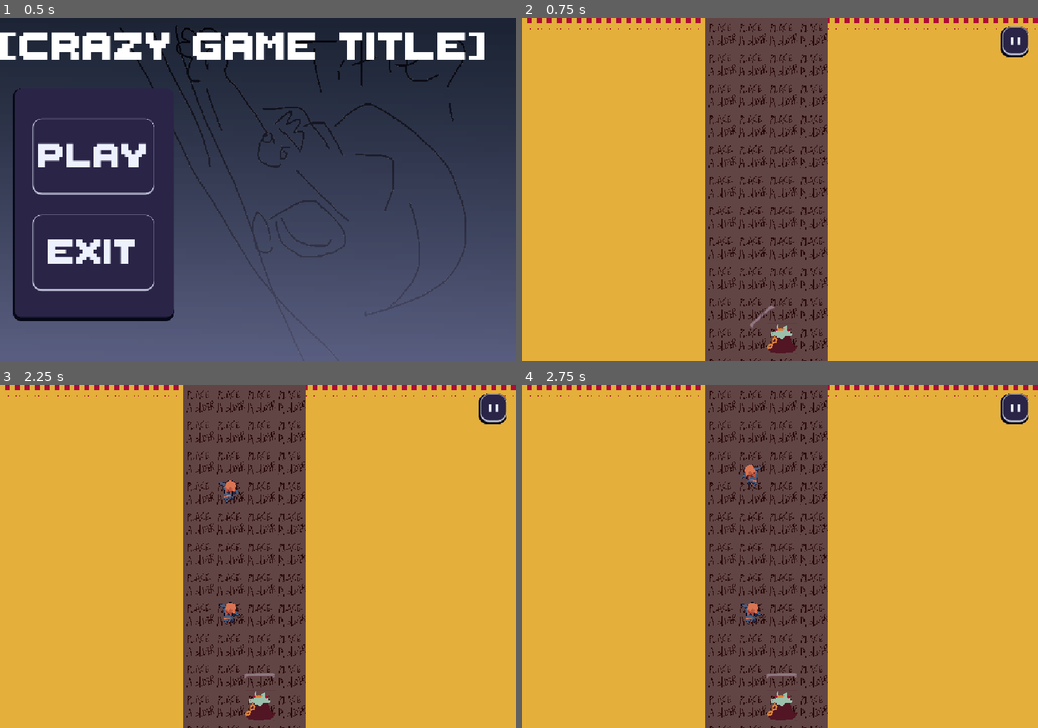
Above: before the commit, frames 1-4 (two rows, left to right).
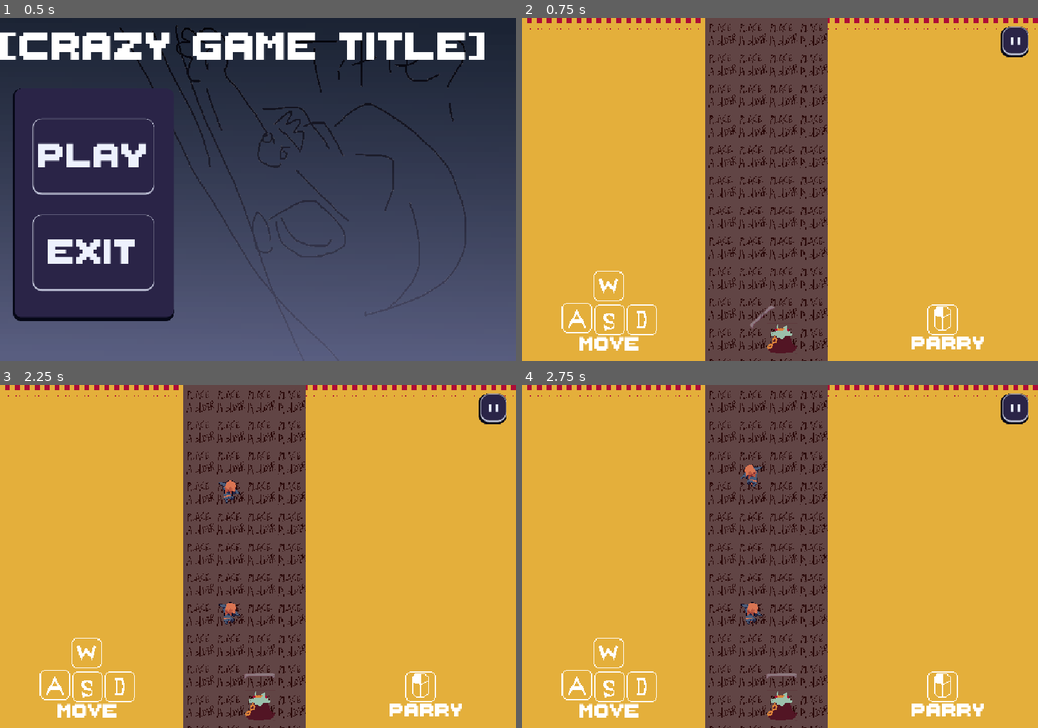
Above: after the commit, the same moments.

Repository: Khile07/real-hackathon-project
Game: Godot game, scene res://egg/main_menu.tscn
Two runs of this game, one before a commit and one after it. Both use one fixed random seed, a clock stepped at 60 frames per second and the inputs below.
Inputs:
- Up to frame 1 (0.5 s): no input
- Up to frame 2 (0.75 s): click "PLAY" at 0.5 s
- Up to frame 3 (2.25 s): click "❚❚" at 1.25 s; click "RESTART" at 2 s
- Up to frame 4 (2.75 s): no input

Frame 1 is identical in both runs. In frame 2, 1.3% of the frame differs, in the area x 7-90%, y 73-97%; in frame 3, 1.3%; in frame 4, 1.3%.

Commit message:
nerfs and such

Diff:
--- a/enemies/balloon_enemy.gd
+++ b/enemies/balloon_enemy.gd
@@ -45,7 +45,7 @@
 	proj.global_position = global_position
 	if randf() > 0.5:
 		proj.move_type = 1
-		proj.speed *= 1.5
+		proj.speed *= 0.6
 	SignalManager.sfx_request.emit(0)
 	proj.start(the_level.the_player, self)
 
--- a/enemies/projectile.gd
+++ b/enemies/projectile.gd
@@ -4,7 +4,7 @@
 var sprite_rot_speed = 0
 var move_type : int = 0 # 0 is straight line, 1 is affected by gravity
 var gravity : float = 1200
-var speed : float = 320
+var speed : float = 500
 var direction : Vector2 = Vector2.UP
 var started : bool = false
 var source : Node2D # THIS IS THE OG ENEMY
--- a/level/level.tscn
+++ b/level/level.tscn
@@ -7,6 +7,12 @@
 [ext_resource type="PackedScene" uid="uid://dj5v2srjbxv37" path="res://level/camera.tscn" id="5_ktfr2"]
 [ext_resource type="TileSet" uid="uid://cujocsf6jf67c" path="res://level/bg.tres" id="6_44x8d"]
 [ext_resource type="PackedScene" uid="uid://ywwdm5c3pym0" path="res://egg/pause_menu.tscn" id="7_ivpvi"]
+[ext_resource type="Texture2D" uid="uid://vcapm0sdg8tt" path="res://w_icon.png" id="8_0v1st"]
+[ext_resource type="Texture2D" uid="uid://yktql6n3va4n" path="res://lmb_icon.png" id="9_l5lfc"]
+[ext_resource type="Texture2D" uid="uid://cjgbuu85tk15i" path="res://s_icon.png" id="9_xii2b"]
+[ext_resource type="Texture2D" uid="uid://dhgivt4e5y83q" path="res://A_Icon.png" id="10_rhqlf"]
+[ext_resource type="Texture2D" uid="uid://bxsm3xwp7p534" path="res://D_icon.png" id="11_l5lfc"]
+[ext_resource type="FontFile" uid="uid://dtc2jj4iwa3of" path="res://egg/ThaleahFat/ThaleahFat.ttf" id="13_m3nah"]
 
 [node name="level" type="Node2D" unique_id=2061506222]
 script = ExtResource("1_5gx2l")
@@ -57,3 +63,48 @@
 
 [node name="PauseMenu" parent="." unique_id=2063064166 instance=ExtResource("7_ivpvi")]
 layer = 3
+
+[node name="Node" type="Node" parent="." unique_id=1223113429]
+
+[node name="Sprite2D" type="Sprite2D" parent="Node" unique_id=78807956]
+position = Vector2(181, 563)
+scale = Vector2(2, 2)
+texture = ExtResource("8_0v1st")
+
+[node name="Sprite2D5" type="Sprite2D" parent="Node" unique_id=1787898124]
+position = Vector2(881, 633)
+scale = Vector2(2, 2)
+texture = ExtResource("9_l5lfc")
+
+[node name="Sprite2D2" type="Sprite2D" parent="Node" unique_id=1869676528]
+position = Vector2(183, 633)
+scale = Vector2(2, 2)
+texture = ExtResource("9_xii2b")
+
+[node name="Sprite2D3" type="Sprite2D" parent="Node" unique_id=1421593903]
+position = Vector2(115, 629)
+scale = Vector2(2, 2)
+texture = ExtResource("10_rhqlf")
+
+[node name="Sprite2D4" type="Sprite2D" parent="Node" unique_id=1518680090]
+position = Vector2(251, 633)
+scale = Vector2(2, 2)
+texture = ExtResource("11_l5lfc")
+
+[node name="Label" type="Label" parent="Node" unique_id=1227507964]
+offset_left = 120.0
+offset_top = 655.0
+offset_right = 248.0
+offset_bottom = 714.0
+theme_override_fonts/font = ExtResource("13_m3nah")
+theme_override_font_sizes/font_size = 64
+text = "MOVE"
+
+[node name="Label2" type="Label" parent="Node" unique_id=2047866286]
+offset_left = 815.0
+offset_top = 654.0
+offset_right = 943.0
+offset_bottom = 713.0
+theme_override_fonts/font = ExtResource("13_m3nah")
+theme_override_font_sizes/font_size = 64
+text = "Parry"
Binary file added: A_Icon.png
Not shown, added: A_Icon.png.import
Binary file added: D_icon.aseprite
Binary file added: D_icon.png
Not shown, added: D_icon.png.import
Binary file added: lmb_icon.aseprite
Binary file added: lmb_icon.png
Not shown, added: lmb_icon.png.import
